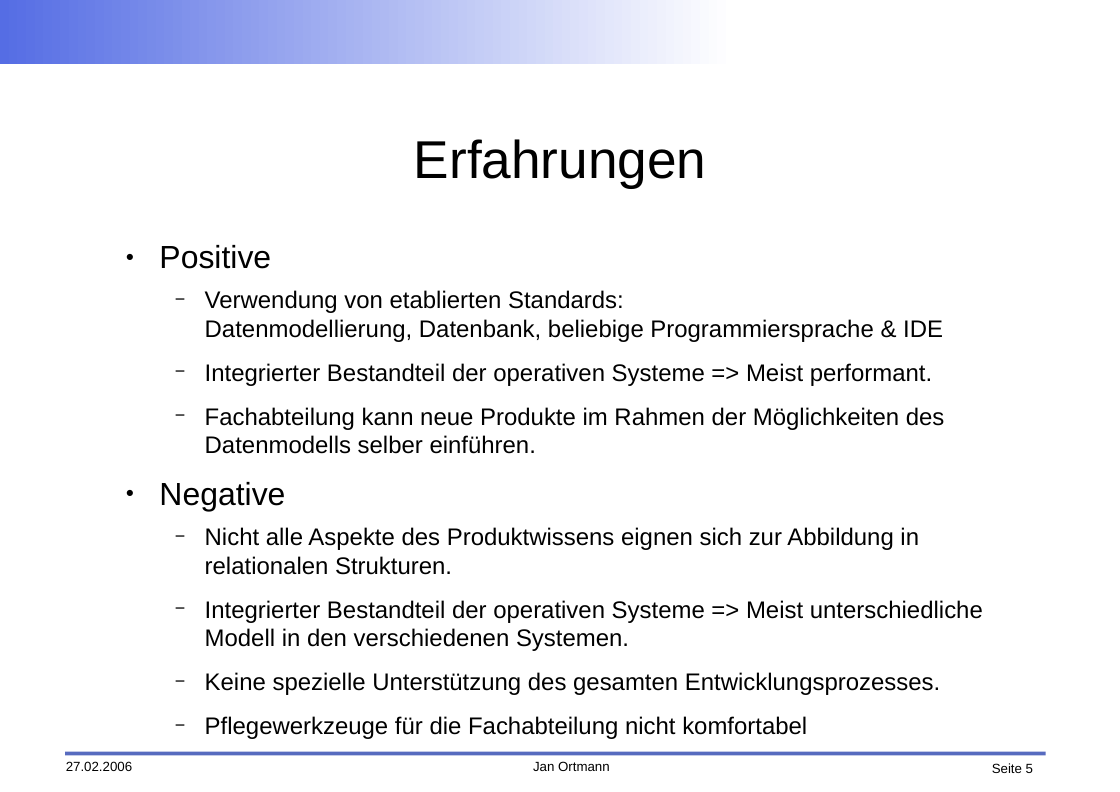
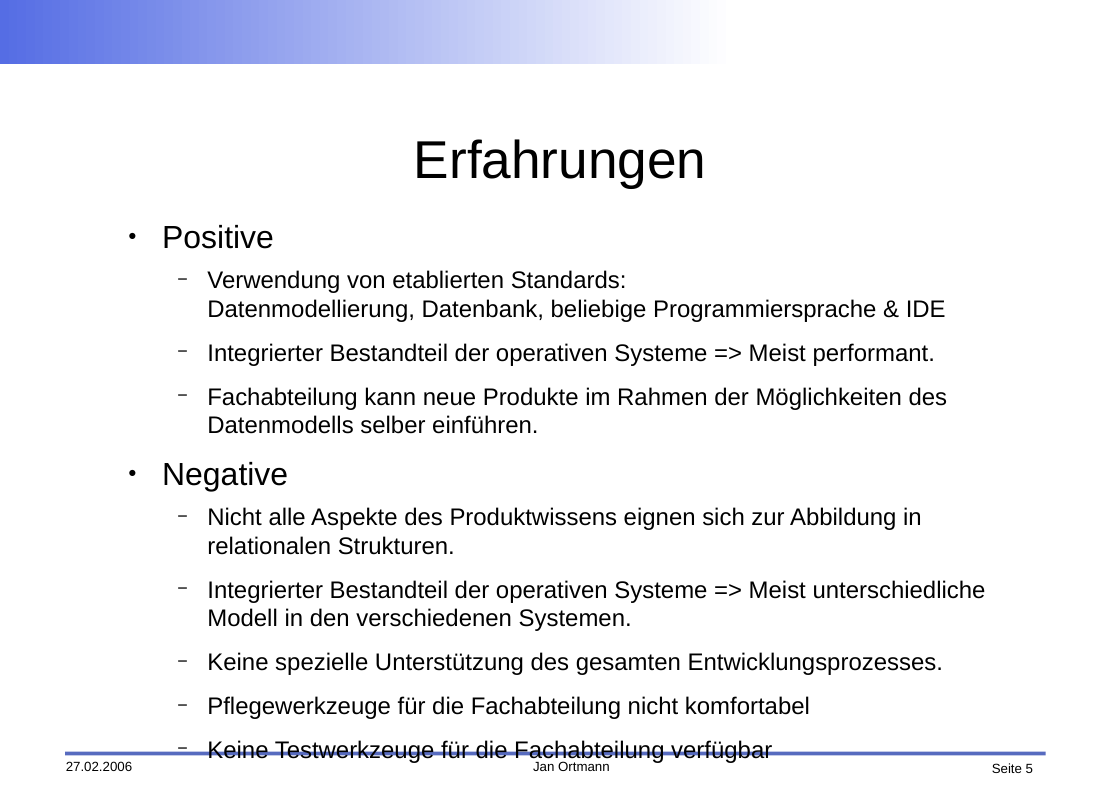
Before and after one commit to faktorips/faktorips.base, a slide deck: slide 5 of org.faktorips.doc/presentations/FaktorIPS-AnsaetzeProduktsysteme.odp. Drawn at 1120x792 pixels with LibreOffice and Linux fonts; fonts in the diff are those of the drawing; background and template pictures are left out. Boxes give left, top, right and bottom in pixels: in the first picture for what was removed or moved away, otherwise in the second. Text is boxed around its words. In the diff, an @@ line names an element or a change of style, - is before the commit and + after.

```diff
--- a/org.faktorips.doc/presentations/FaktorIPS-AnsaetzeProduktsysteme.odp
+++ b/org.faktorips.doc/presentations/FaktorIPS-AnsaetzeProduktsysteme.odp
@@ text "Positive": place and size @@
-text "Positive" at bbox=[159, 245, 983, 739]
+text "Positive" at bbox=[162, 225, 986, 764]
@@ text at bbox=[207, 740, 772, 764]: paragraph added @@
+  − Keine Testwerkzeuge für die Fachabteilung verfügbar
```
Also in this commit, not shown: 1 other slide changed, 3 slides added, 2 slides removed, 26 other files.
